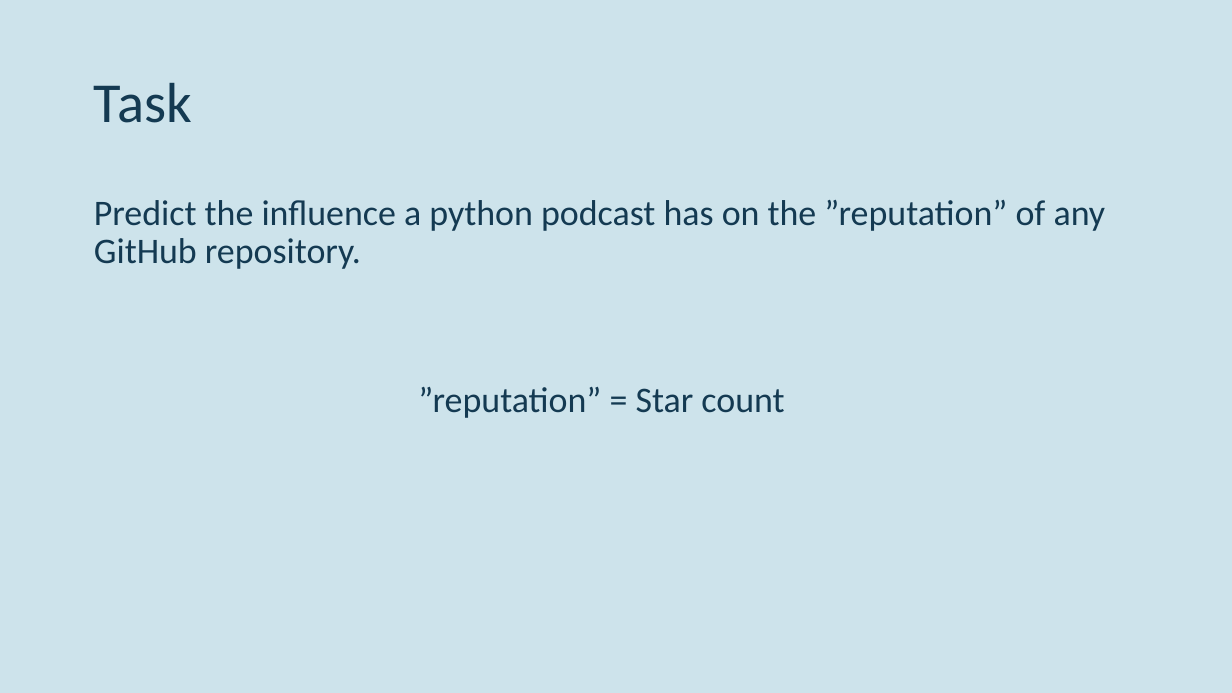
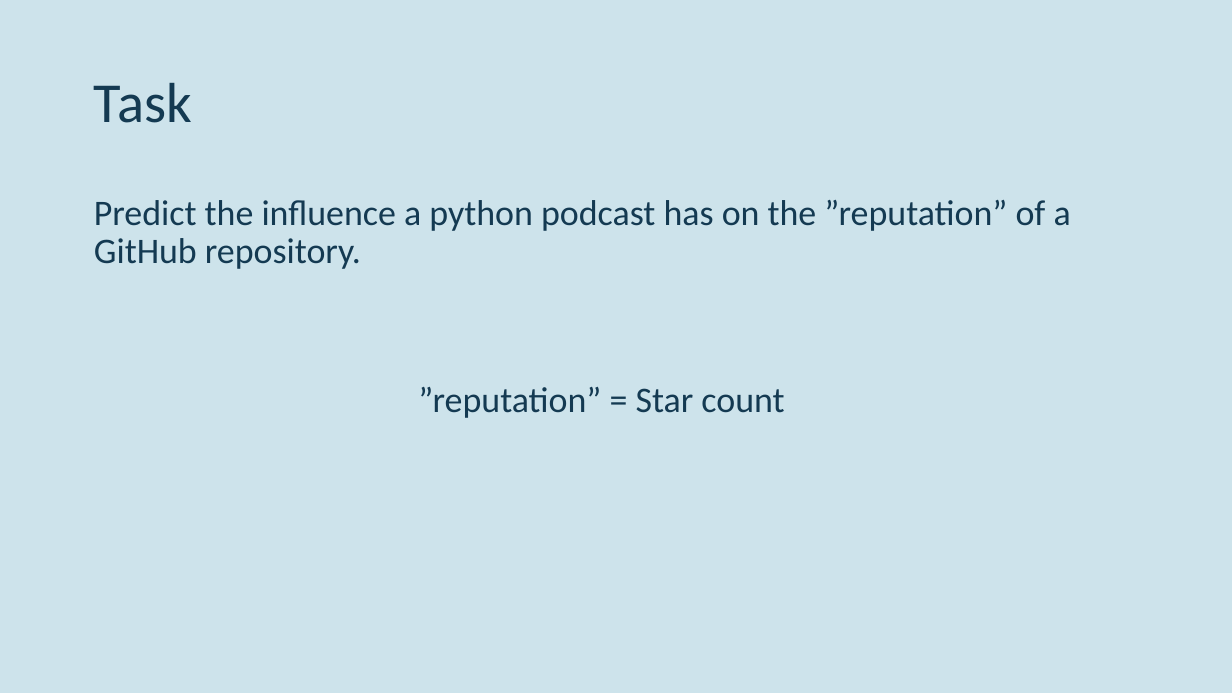
Before and after one commit to JimFawkes/luther, a slide deck: slide 2 of Presentation/Project Luther.pptx. Drawn at 1232x693 pixels with LibreOffice and Linux fonts; fonts in the diff are those of the drawing. Boxes give left, top, right and bottom in pixels: in the first picture for what was removed or moved away, otherwise in the second. Text is boxed around its words. In the diff, an @@ line names an element or a change of style, - is before the commit and + after.

```diff
--- a/Presentation/Project Luther.pptx
+++ b/Presentation/Project Luther.pptx
@@ text at box(94, 200, 1071, 269): text changed @@
-Predict the influence a python podcast has on the ”reputation” of any GitHub repository.
+Predict the influence a python podcast has on the ”reputation” of a GitHub repository.
```
Also in this commit, not shown: 4 other slides changed, 3 other files.
